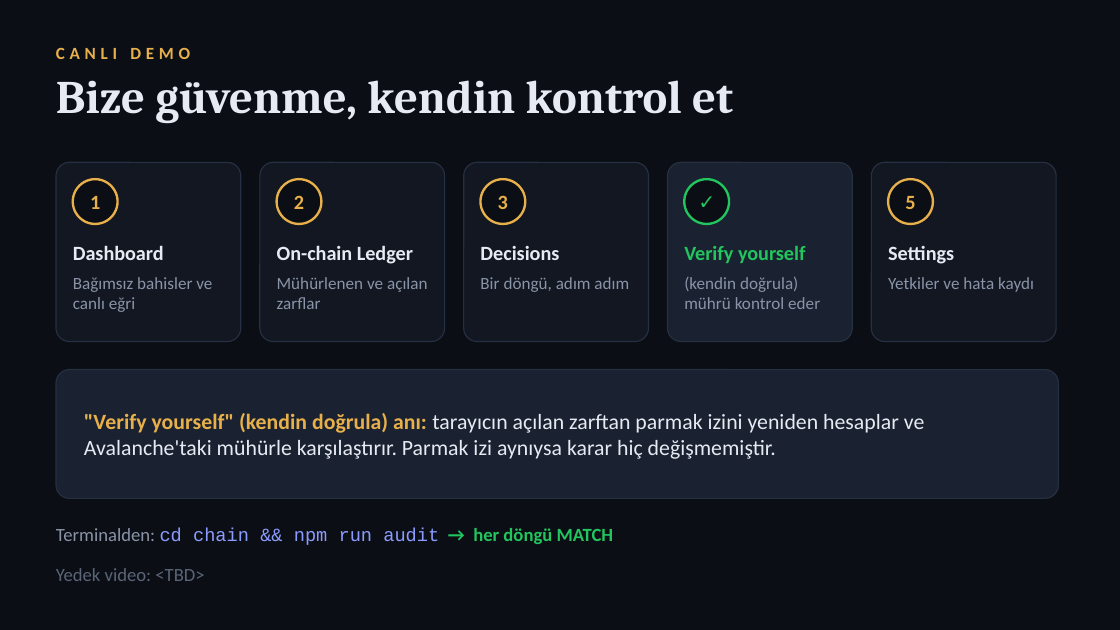
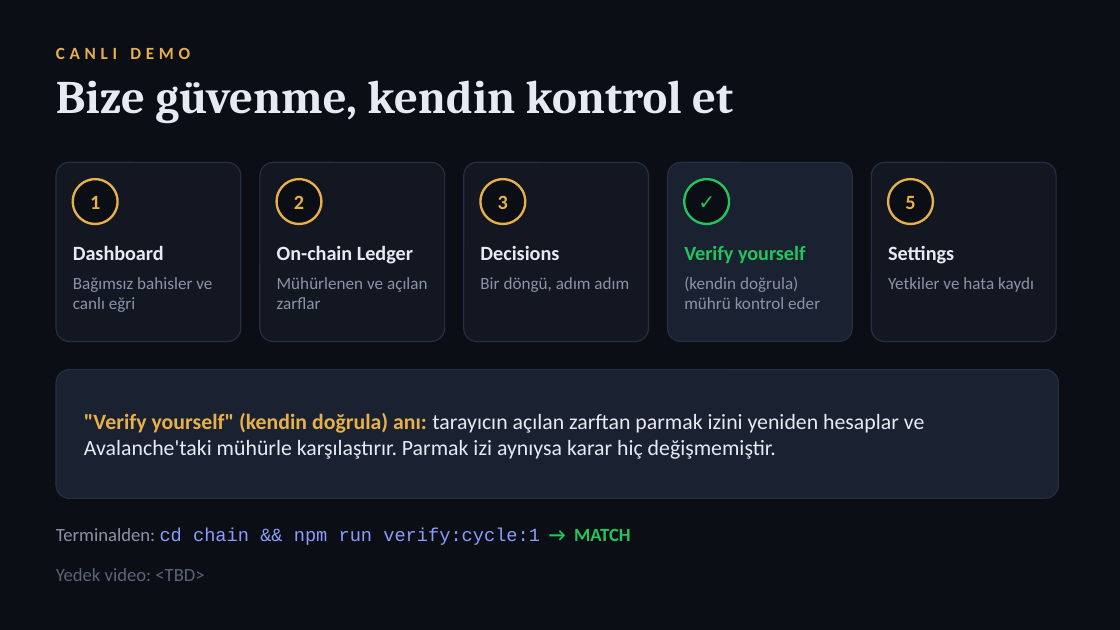
Before and after one commit to WalAngeL06/grail-agent, a slide deck: slide 10 of docs/pitch/GRAIL-pitch.pptx. Drawn at 1120x630 pixels with LibreOffice and Linux fonts; fonts in the diff are those of the drawing. Boxes give left, top, right and bottom in pixels: in the first picture for what was removed or moved away, otherwise in the second. Text is boxed around its words. In the diff, an @@ line names an element or a change of style, - is before the commit and + after.

```diff
--- a/docs/pitch/GRAIL-pitch.pptx
+++ b/docs/pitch/GRAIL-pitch.pptx
@@ text at <box>56,528,631,545</box>: text changed; font Calibri to Courier New @@
-Terminalden: cd chain && npm run audit → her döngü MATCH
+Terminalden: cd chain && npm run verify:cycle:1 → MATCH
```
Also in this commit, not shown: 1 other slide changed, 6 other files.
